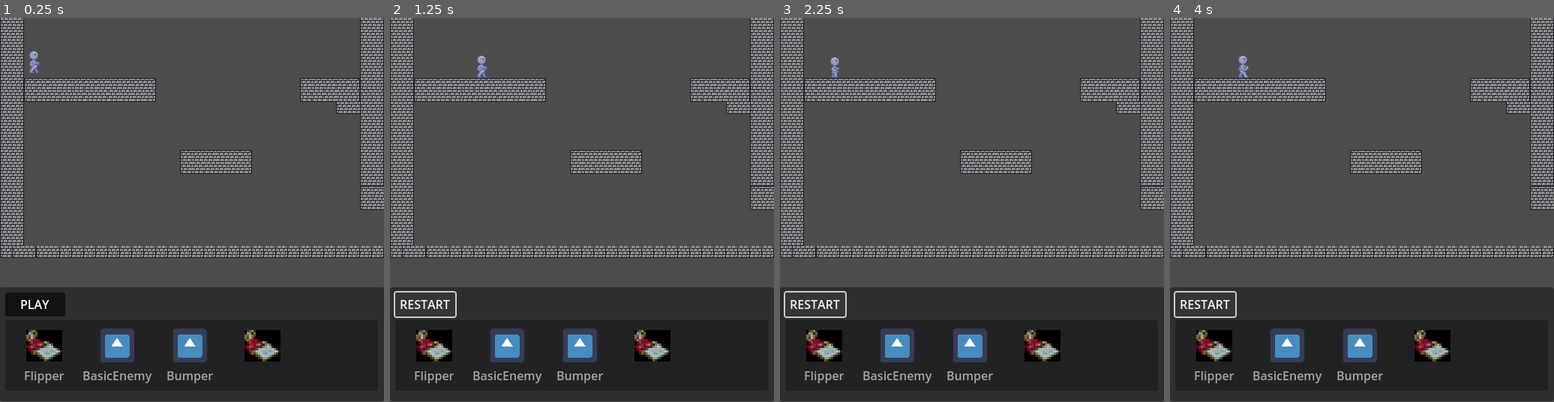
Above: before the commit, frames 1-4 (left to right).
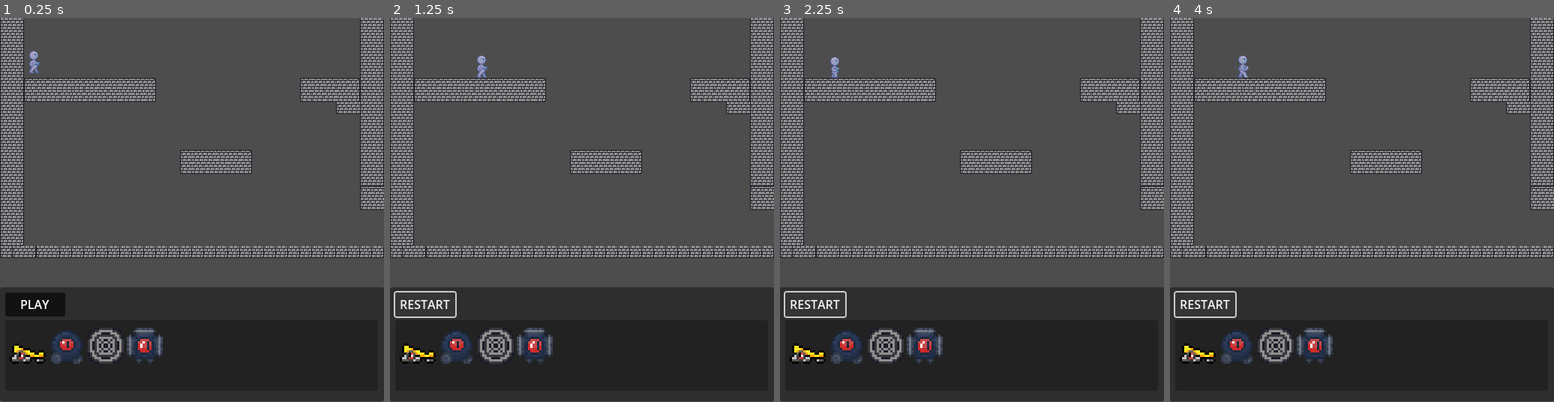
Above: after the commit, the same moments.

Repository: barndles/RolesReversedGMTK
Game: Godot game, scene res://Assets/Player/testLevel.tscn
Same seed, same stepped clock (60 frames per second), same inputs: the game is played once before the commit and once after it. The engine's default icon, where the game draws it, is replaced by a stand-in: a white triangle on a blue panel in a dark square.
Inputs:
- Up to frame 1 (0.25 s): no input
- Up to frame 2 (1.25 s): click "PLAY" at 0.5 s
- Up to frame 3 (2.25 s): click "RESTART" at 1.25 s; click "PLAY" at 2 s
- Up to frame 4 (4 s): click "RESTART" at 2.75 s; click "PLAY" at 3.5 s

The runs differ from the first frame. In frame 1, 4.6% of the frame differs, in the area x 2-74%, y 80-96%; in frame 2, 4.6%; in frame 3, 4.6%; in frame 4, 4.6%.
Error in both runs: Invalid assignment of property or key 'paused' with value of type 'bool' on a base object of type 'null instance'. (res://Button.gd:8)

Commit message:
icons

Diff:
--- a/Assets/BoxSpring/box_spring.tscn
+++ b/Assets/BoxSpring/box_spring.tscn
@@ -89,7 +89,7 @@
 "speed": 5.0
 }, {
 "frames": [{
-"duration": 1.0,
+"duration": 0.1,
 "texture": SubResource("AtlasTexture_v7ngc")
 }, {
 "duration": 1.0,
@@ -97,6 +97,9 @@
 }, {
 "duration": 1.0,
 "texture": SubResource("AtlasTexture_ji3hw")
+}, {
+"duration": 1.0,
+"texture": SubResource("AtlasTexture_v7ngc")
 }],
 "loop": true,
 "name": &"Launch_U",
@@ -130,7 +133,8 @@
 
 [node name="AnimatedSprite2D" type="AnimatedSprite2D" parent="."]
 sprite_frames = SubResource("SpriteFrames_hg21c")
-animation = &"Launch_L"
+animation = &"Launch_U"
+frame_progress = 0.129734
 
 [node name="Triggers" type="Node2D" parent="."]
 
--- a/ItemMenu.tscn
+++ b/ItemMenu.tscn
@@ -1,9 +1,11 @@
-[gd_scene load_steps=5 format=3 uid="uid://by7ydp3ic6f4q"]
+[gd_scene load_steps=7 format=3 uid="uid://by7ydp3ic6f4q"]
 
-[ext_resource type="Texture2D" uid="uid://h6tgmq7n2byb" path="res://Assets/flipper.png" id="1_y7cvu"]
-[ext_resource type="Texture2D" uid="uid://dri7wcdpk7tuk" path="res://icon.svg" id="2_smig4"]
+[ext_resource type="Texture2D" uid="uid://bktm5a1mwg83t" path="res://Assets/flipper/flipper_icon.png" id="2_gihjo"]
 [ext_resource type="Script" path="res://ItemList.gd" id="3_k2y0y"]
+[ext_resource type="Texture2D" uid="uid://bsre3o4oi4c0q" path="res://Assets/Bort-tholomeu_Icon.png" id="3_oikbf"]
+[ext_resource type="Texture2D" uid="uid://dyyc63vs22jxc" path="res://Assets/Gears/Gear_Icon.png" id="4_4q37n"]
 [ext_resource type="Script" path="res://Button.gd" id="4_731k0"]
+[ext_resource type="Texture2D" uid="uid://ilwiw682pcgc" path="res://Assets/BoxSpring/BoxSpring_Icon.png" id="5_l2vnw"]
 
 [node name="Control" type="Control"]
 process_mode = 3
@@ -44,12 +46,12 @@
 icon_mode = 0
 icon_scale = 2.0
 fixed_icon_size = Vector2i(24, 24)
-item_0/text = "Flipper"
-item_0/icon = ExtResource("1_y7cvu")
-item_1/text = "BasicEnemy"
-item_1/icon = ExtResource("2_smig4")
-item_2/text = "Bumper"
-item_2/icon = ExtResource("2_smig4")
+item_0/text = ""
+item_0/icon = ExtResource("2_gihjo")
+item_1/text = ""
+item_1/icon = ExtResource("3_oikbf")
+item_2/text = ""
+item_2/icon = ExtResource("4_4q37n")
 item_3/text = ""
-item_3/icon = ExtResource("1_y7cvu")
+item_3/icon = ExtResource("5_l2vnw")
 script = ExtResource("3_k2y0y")
Binary file added: Assets/Bort-tholomeu_Icon.png
Not shown, added: Assets/Bort-tholomeu_Icon.png.import
Binary file added: Assets/BoxSpring/BoxSpring_Icon.png
Not shown, added: Assets/BoxSpring/BoxSpring_Icon.png.import
Binary file added: Assets/Gears/Gear_Icon.png
Not shown, added: Assets/Gears/Gear_Icon.png.import
Binary file added: Assets/flipper/flipper_icon.png
Not shown, added: Assets/flipper/flipper_icon.png.import
